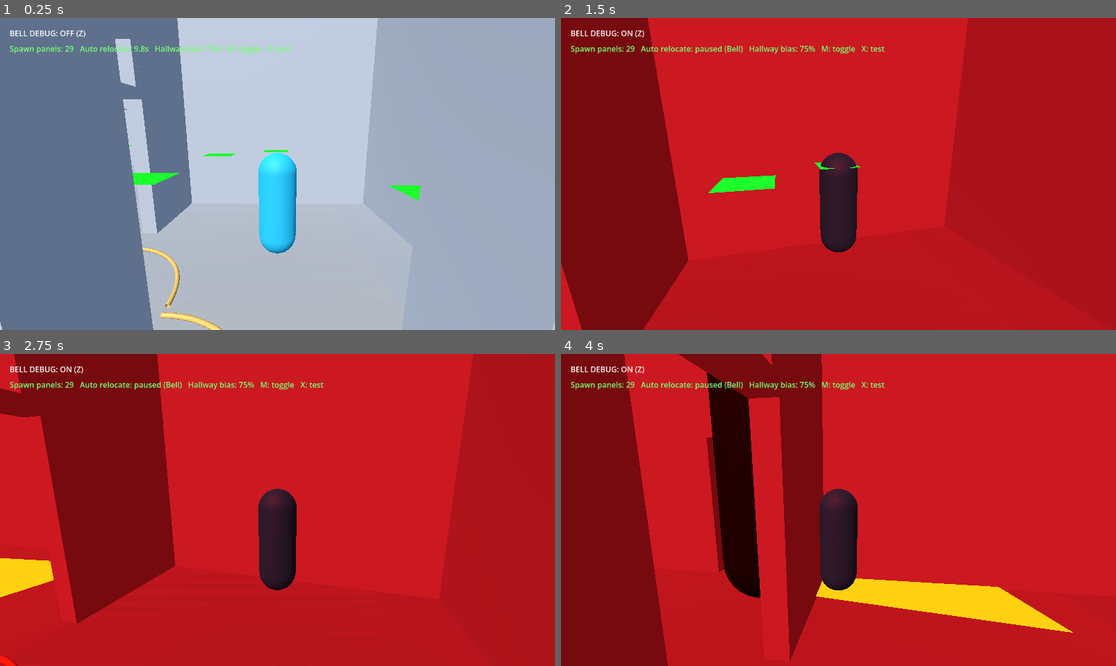
Above: before the commit, frames 1-4 (two rows, left to right).
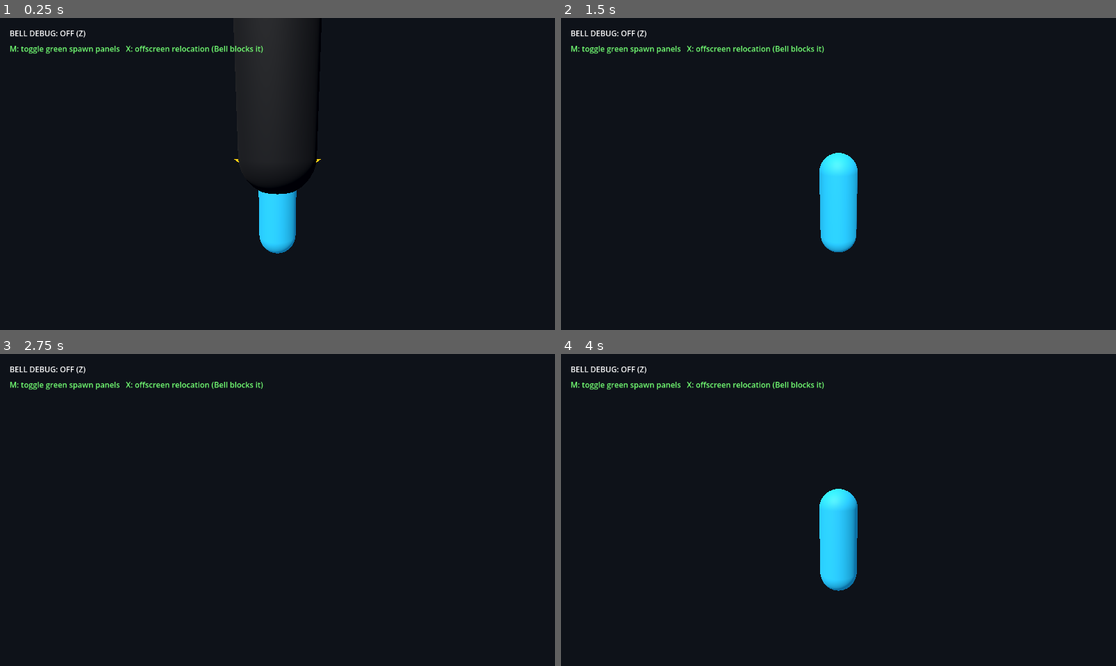
Above: after the commit, the same moments.

Repository: evanqjones/Comp440Project3
Game: Godot game, scene res://scenes/school_blockout_preview.tscn
The game is run twice, just before and just after one commit, with the same random seed, the same clock (stepped at 60 frames per second) and the same inputs.
Inputs (mouse positions are in pixels of both pictures, inside the frame that each line leads up to):
- Up to frame 1 (0.25 s): no input
- Up to frame 2 (1.5 s): tap Enter at 0.5 s; move the mouse to (832, 180) at 0.52 s; hold Shift 0.53-1.28 s; hold W from 0.53 s (still down); move the mouse to (877, 177) at 1.27 s; tap Z at 1.35 s
- Up to frame 3 (2.75 s): keep holding W; move the mouse to (233, 506) at 2.02 s; tap M at 2.1 s
- Up to frame 4 (4 s): move the mouse to (844, 510) at 2.77 s; release W at 2.78 s; hold A 2.78-3.53 s; tap X at 2.85 s; move the mouse to (816, 503) at 3.52 s; hold W from 3.53 s (still down); hold Shift from 3.53 s (still down)

The runs differ from the first frame. In frame 1, 99% of the frame differs, in the area x 0-100%, y 0-100%; in frame 2, 100%; in frame 3, 99%; in frame 4, 100%.
Error after the commit: Parse Error: Used tab character for indentation instead of space as used before in the file. (res://scenes/school_blockout_preview.gd:234)

Commit message:
Idle monster in rooms and pace in hallways

Diff:
--- a/scenes/monster_placeholder.gd
+++ b/scenes/monster_placeholder.gd
@@ -53,10 +53,18 @@
     current_state = &"PATROL"
     monster_state_changed.emit(current_state)
 
+func set_preview_spawn_behavior(in_hallway: bool, axis: Vector3 = Vector3.RIGHT) -> void:
+    _patrol_active = false
+    velocity = Vector3.ZERO
+    if in_hallway:
+        start_preview_hallway_patrol(axis)
+    else:
+        _set_state(&"PATROL")
+
 func set_player_target(player: Node3D) -> void:
     _player_target = player
 
-func try_preview_offscreen_teleport(destination: Vector3, player_camera: Camera3D) -> bool:
+func try_preview_offscreen_teleport(destination: Vector3, player_camera: Camera3D, in_hallway: bool) -> bool:
     # This is a manual preview hook. Production relocation timing/candidate choice
     # remains a stalking-system decision; Bell chase categorically rejects it.
     if _preview_bell_active or current_state != &"PATROL" or not is_instance_valid(player_camera):
@@ -72,7 +80,7 @@
         return false
     global_position = destination
     velocity = Vector3.ZERO
-    start_preview_hallway_patrol(_patrol_axis)
+    set_preview_spawn_behavior(in_hallway, _patrol_axis)
     return true
 
 func _monster_body_visible_from_camera(base_position: Vector3, player_camera: Camera3D) -> bool:
--- a/scenes/school_blockout_preview.gd
+++ b/scenes/school_blockout_preview.gd
@@ -231,8 +231,7 @@
     var hallway_markers: Array[Node3D] = []
     var other_markers: Array[Node3D] = []
     for marker in _spawn_markers:
-        var spawn_id: String = String(marker.get_meta("spawn_id", ""))
-        if spawn_id.begins_with("hall_corner_"):
+		if _is_hallway_spawn(marker):
             hallway_markers.append(marker)
         else:
             other_markers.append(marker)
@@ -240,21 +239,25 @@
     if hallway_first:
         hallway_markers.shuffle()
         for marker in hallway_markers:
-            if monster.try_preview_offscreen_teleport(marker.global_position, player.player_camera):
+			if monster.try_preview_offscreen_teleport(marker.global_position, player.player_camera, true):
                 return
         other_markers.shuffle()
         for marker in other_markers:
-            if monster.try_preview_offscreen_teleport(marker.global_position, player.player_camera):
+			if monster.try_preview_offscreen_teleport(marker.global_position, player.player_camera, false):
                 return
     else:
         other_markers.shuffle()
         for marker in other_markers:
-            if monster.try_preview_offscreen_teleport(marker.global_position, player.player_camera):
+			if monster.try_preview_offscreen_teleport(marker.global_position, player.player_camera, false):
                 return
         hallway_markers.shuffle()
         for marker in hallway_markers:
-            if monster.try_preview_offscreen_teleport(marker.global_position, player.player_camera):
+			if monster.try_preview_offscreen_teleport(marker.global_position, player.player_camera, true):
                 return
+
+func _is_hallway_spawn(marker: Node3D) -> bool:
+	var spawn_kind := String(marker.get_meta("spawn_kind", ""))
+	return spawn_kind in ["Beyond hallway corner", "T-intersection", "Far end of hall", "Behind lockers (hall side)"]
 
 func _load_school_model() -> void:
     var document := GLTFDocument.new()
